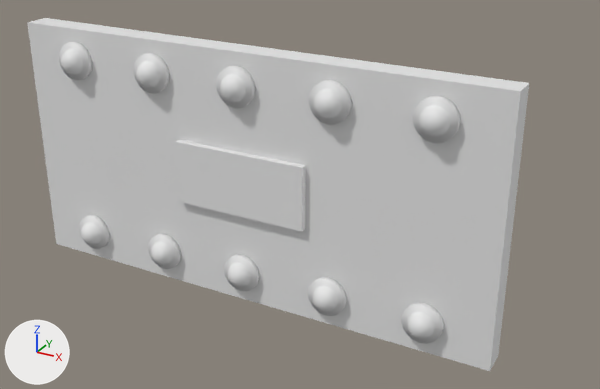
Renders of the Blender file blender_models/Machines/Scattered Buttons.blend from each side of a commit.
One viewpoint serves both versions: a 50 mm camera at (1.262, -2.006, 0.969) aimed at (0.172, -0.025, -0.021). Arrows for +X, +Y and +Z are at lower left; the lights stay in place. Materials are left out; every surface is plain grey.

The scene before the commit, as lines of its bpy script (objects in view):
```python
me_sphere = bpy.data.meshes.new('Sphere')
me_sphere.from_pydata(...)  # 257 vertices, 257 faces; spans x -0.2..0.2, y -0.085..0.1, z -0.2..0.2
me_sphere.materials.append(mat_red_glow)
ob_led0 = bpy.data.objects.new('LED0', me_sphere)
ob_led0.parent = ob_panel
ob_led0.location = (-0.6, -0.12, 0.3)
ob_led0.scale = (0.2, 0.2, 0.2)
ob_led1 = bpy.data.objects.new('LED1', me_sphere)
ob_led1.parent = ob_panel
ob_led1.location = (-0.3, -0.12, 0.3)
ob_led1.scale = (0.2, 0.2, 0.2)
ob_led2 = bpy.data.objects.new('LED2', me_sphere)
ob_led2.parent = ob_panel
ob_led2.location = (0.0, -0.12, 0.3)
ob_led2.scale = (0.2, 0.2, 0.2)
ob_led3 = bpy.data.objects.new('LED3', me_sphere)
ob_led3.parent = ob_panel
ob_led3.location = (0.3, -0.12, 0.3)
ob_led3.scale = (0.2, 0.2, 0.2)
ob_led4 = bpy.data.objects.new('LED4', me_sphere)
ob_led4.parent = ob_panel
ob_led4.location = (0.6, -0.12, 0.3)
ob_led4.scale = (0.2, 0.2, 0.2)
ob_led5 = bpy.data.objects.new('LED5', me_sphere)
ob_led5.parent = ob_panel
ob_led5.location = (-0.6, -0.12, -0.3)
ob_led5.scale = (0.2, 0.2, 0.2)
ob_led6 = bpy.data.objects.new('LED6', me_sphere)
ob_led6.parent = ob_panel
ob_led6.location = (-0.3, -0.12, -0.3)
ob_led6.scale = (0.2, 0.2, 0.2)
ob_led7 = bpy.data.objects.new('LED7', me_sphere)
ob_led7.parent = ob_panel
ob_led7.location = (0.0, -0.12, -0.3)
ob_led7.scale = (0.2, 0.2, 0.2)
ob_led8 = bpy.data.objects.new('LED8', me_sphere)
ob_led8.parent = ob_panel
ob_led8.location = (0.3, -0.12, -0.3)
ob_led8.scale = (0.2, 0.2, 0.2)
# also in view: 'Panel' at (0.0, -0.05, 0.0); 'LED9' at (0.6, -0.119, -0.3); 'DoorDown' at (0.0, -0.09, -0.05); 'DoorUp' at (0.0, -0.09, 0.05)
```
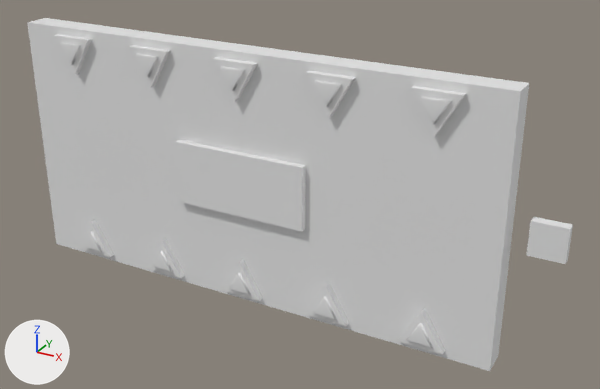
Commit message: tweak scattered buttons model

What differs and where, as boxes [x1, y1, x2, y2] in the pictures (600 x 389 px):
'IN.000', added: after [527, 217, 573, 264]
'LED.004', added: after [411, 86, 467, 137]
'LED.003', added: after [306, 71, 356, 119]
'LED.002', added: after [213, 57, 258, 103]
'LED.009', added: after [397, 308, 445, 354]
'LED.001', added: after [129, 45, 170, 88]
'LED.008', added: after [305, 283, 349, 326]
'LED.000', added: after [54, 34, 92, 75]
'LED.007', added: after [223, 259, 263, 301]
'LED4', deleted: before [419, 105, 450, 136]
'LED.006', added: after [148, 238, 185, 278]
'LED.005', added: after [80, 220, 114, 257]
'LED3', deleted: before [314, 89, 342, 118]
'LED9', deleted: before [407, 312, 435, 339]
'LED2', deleted: before [220, 74, 246, 102]
'LED8', deleted: before [313, 286, 338, 311]
'LED1', deleted: before [136, 61, 160, 87]
'LED7', deleted: before [228, 263, 251, 287]
'LED0', deleted: before [61, 49, 83, 74]
'LED6', deleted: before [151, 241, 172, 264]
'LED5', deleted: before [81, 222, 101, 244]
part 1 of me_cube, deleted: before [59, 42, 461, 344]

Patch to the scene script:
```diff
--- a/blender_models/Machines/Scattered Buttons.blend.py
+++ b/blender_models/Machines/Scattered Buttons.blend.py
@@ me_cube @@
-me_cube.from_pydata(...)  # 336 vertices, 194 faces; spans x -0.8..0.8, y -0.1..0.0, z -0.4..0.4
+me_cube.from_pydata(...)  # 16 vertices, 14 faces; spans x -0.8..0.8, y -0.08..0.0, z -0.4..0.4
+# me_cube part 1: 10 loose pieces with 320 vertices, spanning x -0.66..0.66, y -0.1..-0.08, z -0.36..0.36, are deleted
+# me_cube part 2: the surface is now shaded flat
@@ ob_led0 @@
-ob_led0 = bpy.data.objects.new('LED0', me_sphere)
@@ ob_led1 @@
-ob_led1 = bpy.data.objects.new('LED1', me_sphere)
@@ ob_led2 @@
-ob_led2 = bpy.data.objects.new('LED2', me_sphere)
@@ ob_led3 @@
-ob_led3 = bpy.data.objects.new('LED3', me_sphere)
@@ ob_led4 @@
-ob_led4 = bpy.data.objects.new('LED4', me_sphere)
@@ ob_led5 @@
-ob_led5 = bpy.data.objects.new('LED5', me_sphere)
@@ ob_led6 @@
-ob_led6 = bpy.data.objects.new('LED6', me_sphere)
@@ ob_led7 @@
-ob_led7 = bpy.data.objects.new('LED7', me_sphere)
@@ ob_led8 @@
-ob_led8 = bpy.data.objects.new('LED8', me_sphere)
@@ ob_led9 @@
-ob_led9 = bpy.data.objects.new('LED9', me_sphere)
@@ ob_led_009 @@
+ob_led_009 = bpy.data.objects.new('LED.009', me_cube_007)  # 24 vertices, 23 faces; spans x -0.0693..0.0693, y -0.03..0.0, z -0.084..0.036
+ob_led_009.parent = ob_panel
+ob_led_009.location = (0.6, -0.08, -0.34)
+ob_led_009.rotation_euler = (0.0, 3.142, 0.0)  # degrees (0, 180, 0)
@@ ob_led_008 @@
+ob_led_008 = bpy.data.objects.new('LED.008', me_cube_007)  # 24 vertices, 23 faces; spans x -0.0693..0.0693, y -0.03..0.0, z -0.084..0.036
+ob_led_008.parent = ob_panel
+ob_led_008.location = (0.3, -0.08, -0.34)
+ob_led_008.rotation_euler = (0.0, 3.142, 0.0)  # degrees (0, 180, 0)
@@ ob_led_007 @@
+ob_led_007 = bpy.data.objects.new('LED.007', me_cube_007)  # 24 vertices, 23 faces; spans x -0.0693..0.0693, y -0.03..0.0, z -0.084..0.036
+ob_led_007.parent = ob_panel
+ob_led_007.location = (0.0, -0.08, -0.34)
+ob_led_007.rotation_euler = (0.0, 3.142, 0.0)  # degrees (0, 180, 0)
@@ ob_led_006 @@
+ob_led_006 = bpy.data.objects.new('LED.006', me_cube_007)  # 24 vertices, 23 faces; spans x -0.0693..0.0693, y -0.03..0.0, z -0.084..0.036
+ob_led_006.parent = ob_panel
+ob_led_006.location = (-0.3, -0.08, -0.34)
+ob_led_006.rotation_euler = (0.0, 3.142, 0.0)  # degrees (0, 180, 0)
@@ ob_led_005 @@
+ob_led_005 = bpy.data.objects.new('LED.005', me_cube_007)  # 24 vertices, 23 faces; spans x -0.0693..0.0693, y -0.03..0.0, z -0.084..0.036
+ob_led_005.parent = ob_panel
+ob_led_005.location = (-0.6, -0.08, -0.34)
+ob_led_005.rotation_euler = (0.0, 3.142, 0.0)  # degrees (0, 180, 0)
@@ ob_led_004 @@
+ob_led_004 = bpy.data.objects.new('LED.004', me_cube_007)  # 24 vertices, 23 faces; spans x -0.0693..0.0693, y -0.03..0.0, z -0.084..0.036
+ob_led_004.parent = ob_panel
+ob_led_004.location = (0.6, -0.08, 0.34)
@@ ob_led_003 @@
+ob_led_003 = bpy.data.objects.new('LED.003', me_cube_007)  # 24 vertices, 23 faces; spans x -0.0693..0.0693, y -0.03..0.0, z -0.084..0.036
+ob_led_003.parent = ob_panel
+ob_led_003.location = (0.3, -0.08, 0.34)
@@ ob_led_002 @@
+ob_led_002 = bpy.data.objects.new('LED.002', me_cube_007)  # 24 vertices, 23 faces; spans x -0.0693..0.0693, y -0.03..0.0, z -0.084..0.036
+ob_led_002.parent = ob_panel
+ob_led_002.location = (0.0, -0.08, 0.34)
@@ ob_led_001 @@
+ob_led_001 = bpy.data.objects.new('LED.001', me_cube_007)  # 24 vertices, 23 faces; spans x -0.0693..0.0693, y -0.03..0.0, z -0.084..0.036
+ob_led_001.parent = ob_panel
+ob_led_001.location = (-0.3, -0.08, 0.34)
@@ ob_led_000 @@
+ob_led_000 = bpy.data.objects.new('LED.000', me_cube_007)  # 24 vertices, 23 faces; spans x -0.0693..0.0693, y -0.03..0.0, z -0.084..0.036
+ob_led_000.parent = ob_panel
+ob_led_000.location = (-0.6, -0.08, 0.34)
@@ ob_in_000 @@
+ob_in_000 = bpy.data.objects.new('IN.000', me_cube_006)  # a box spanning x -0.05..0.05, y -0.03..0.0, z -0.05..0.05
+ob_in_000.parent = ob_button
+ob_in_000.location = (0.9, 0.0, 0.0)
@@ ob_button @@
+ob_button = bpy.data.objects.new('Button', me_cube_004)  # 36 vertices, 33 faces; spans x -0.04..0.04, y -0.023..0.0, z -0.04..0.04
+ob_button.location = (0.9, 0.0, 0.0)
```
